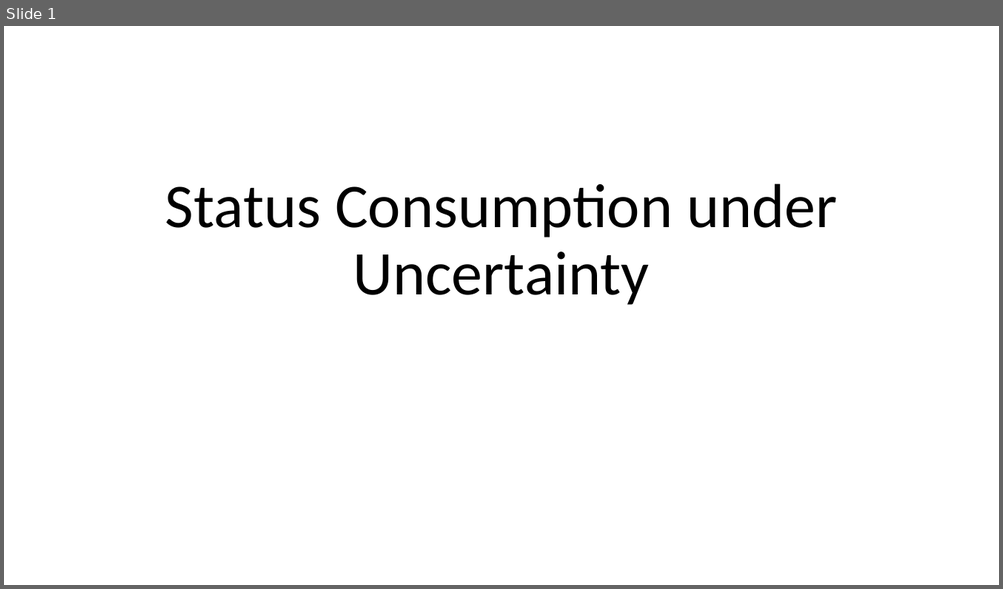
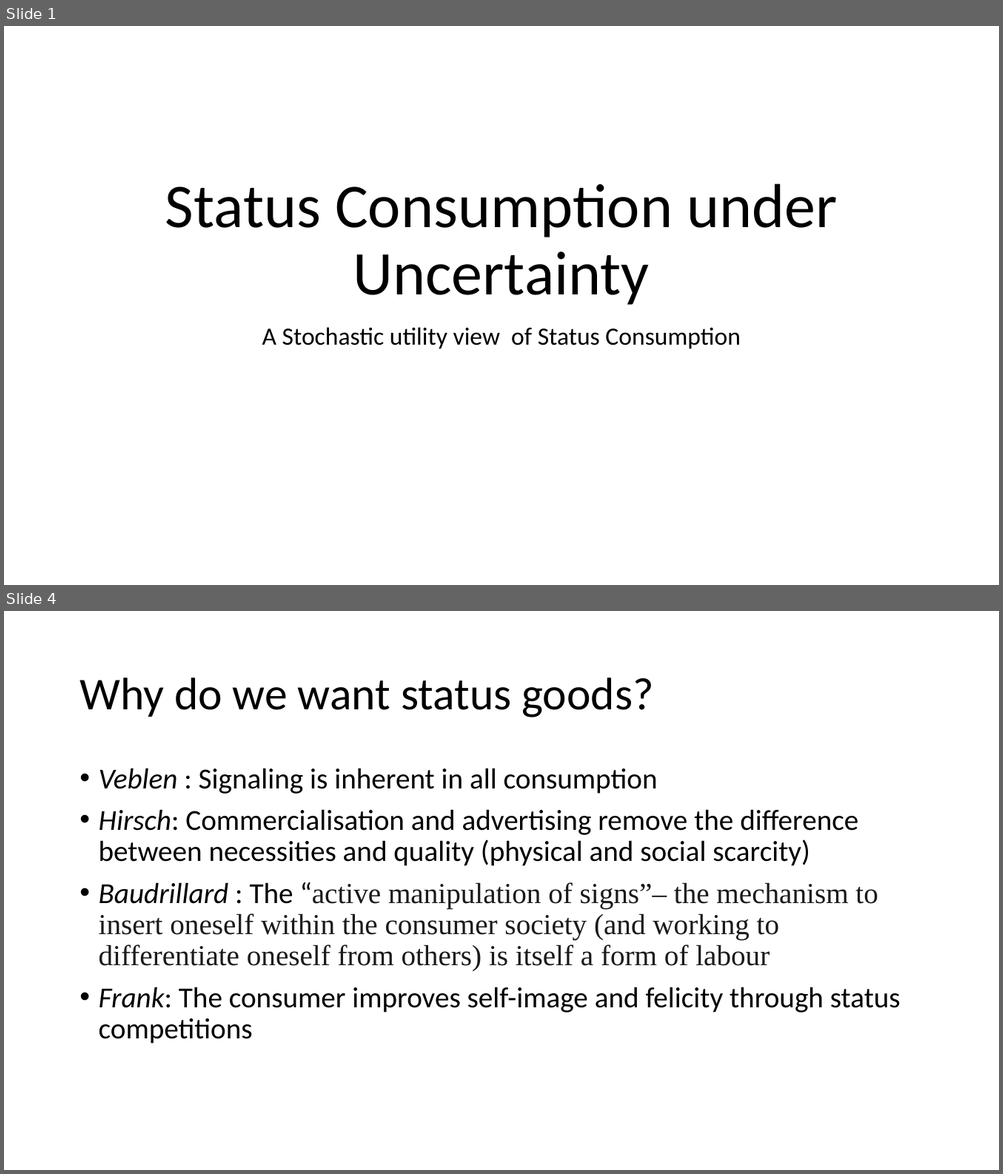
Before and after one commit to anuragr81/research, a slide deck: consumption/presentation_chapter3_1.pptx. Shown one above the other, each under a label of ours: slide 1 before the commit, slides 1 and 4 after it; the slides between them are not shown. The pictures are 1003x589 and 1003x1174 pixels, drawn with LibreOffice and Linux fonts; fonts in the diff are those of the drawing. Boxes give left, top, right and bottom in pixels: in the first picture for what was removed or moved away, otherwise in the second. Text is boxed around its words. In the diff, an @@ line names an element or a change of style, - is before the commit and + after.

```diff
--- a/consumption/presentation_chapter3_1.pptx
+++ b/consumption/presentation_chapter3_1.pptx
@@ slide 4 added at bbox=[4, 611, 999, 1170], background #FFFFFF @@
@@ title added at bbox=[79, 678, 653, 718], 44 pt, text #000000 @@
+Why do we want status goods?
@@ text added at bbox=[99, 768, 900, 1044], 28 pt, text #000000 @@
+• Veblen : Signaling is inherent in all consumption
+• Hirsch: Commercialisation and advertising remove the difference between necessities and quality (physical and social scarcity)
+• Baudrillard : The “active manipulation of signs”– the mechanism to insert oneself within the consumer society (and working to differentiate oneself from others) is itself a form of labour
+• Frank: The consumer improves self-image and felicity through status competitions
@@ slide 1 changed as well @@
@@ subtitle added at bbox=[262, 327, 740, 349], 24 pt, text #000000 @@
+A Stochastic utility view of Status Consumption
```
Also in this commit, not shown: 1 other slide changed, 4 other slides added, 2 slides removed, 2 other files.
